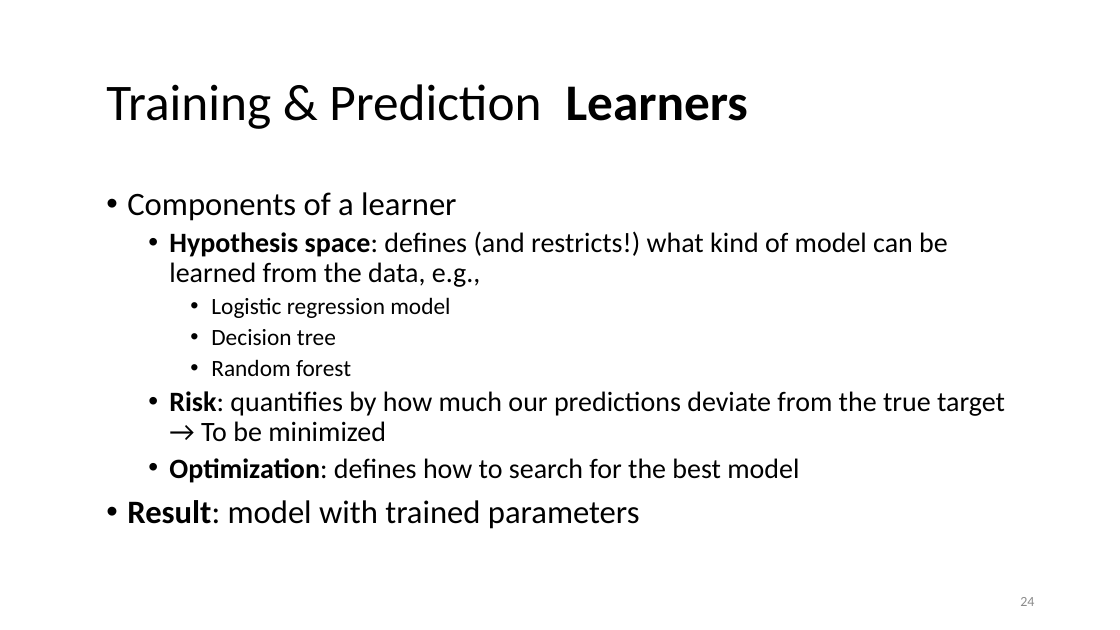
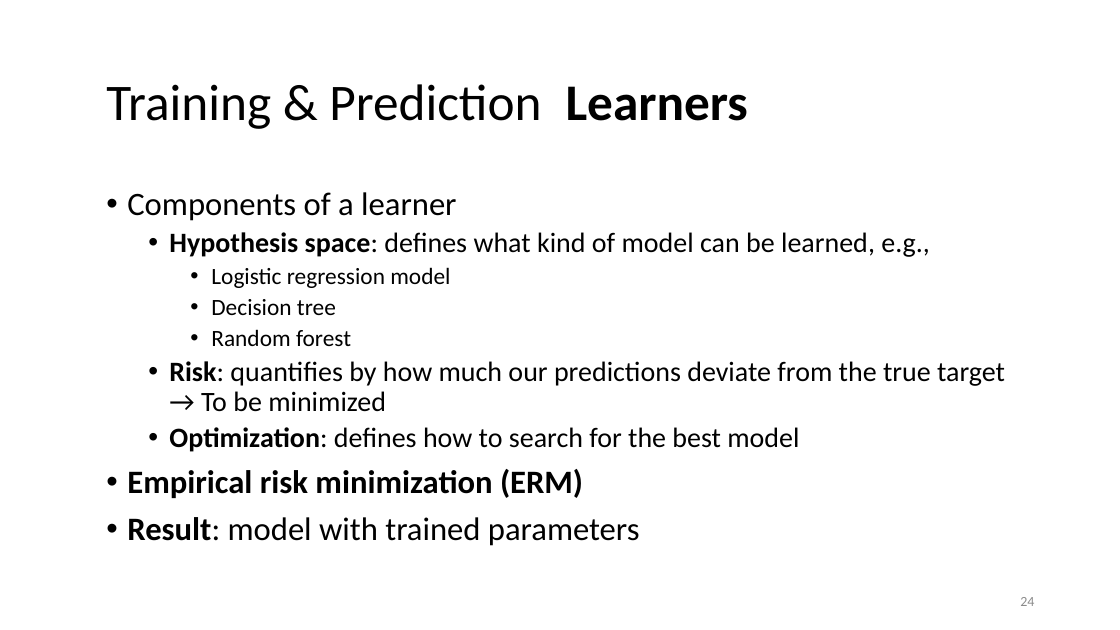
Before and after one commit to lisa-wm/consulting, a slide deck: slide 24 of 5_seminar/Contents_Part_02/slides/slides_II_3.pptx. Drawn at 1120x630 pixels with LibreOffice and Linux fonts; fonts in the diff are those of the drawing. Boxes give left, top, right and bottom in pixels: in the first picture for what was removed or moved away, otherwise in the second. Text is boxed around its words. In the diff, an @@ line names an element or a change of style, - is before the commit and + after.

```diff
--- a/5_seminar/Contents_Part_02/slides/slides_II_3.pptx
+++ b/5_seminar/Contents_Part_02/slides/slides_II_3.pptx
@@ text at [169, 232, 929, 257]: text changed @@
-  • Hypothesis space: defines (and restricts!) what kind of model can be learned from the data, e.g.,
+  • Hypothesis space: defines what kind of model can be learned, e.g.,
@@ text at [127, 469, 583, 498]: paragraph added @@
+• Empirical risk minimization (ERM)
```
Also in this commit, not shown: 6 other slides changed, 7 slides added, 2 slides removed, 4 other files.
